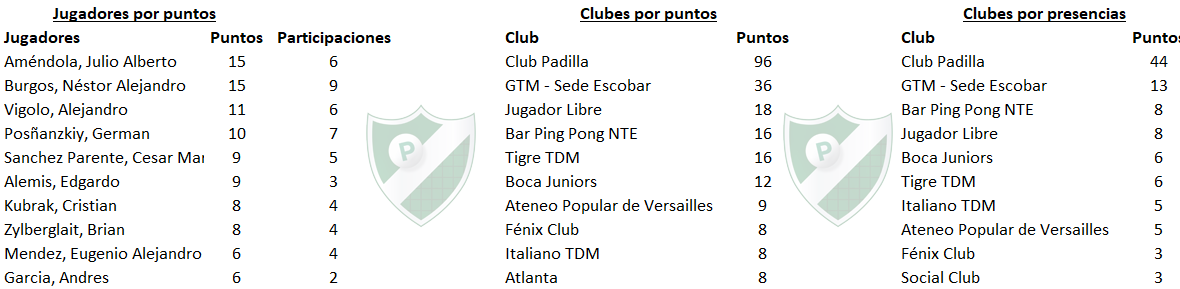
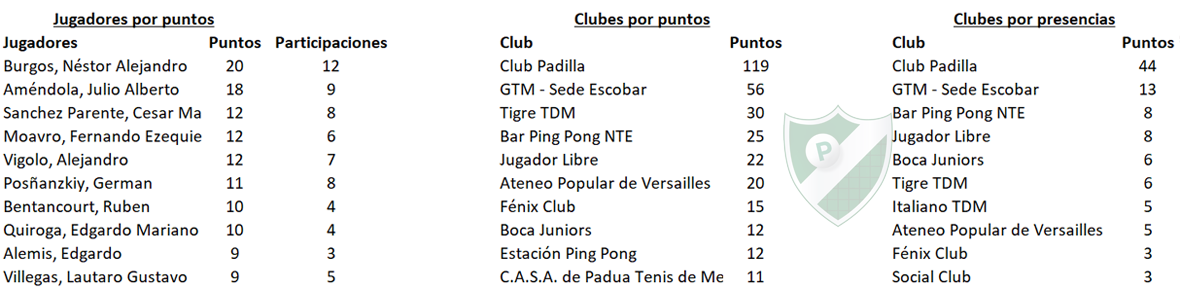
Comparing the layer stacks of the two 1180x289 images. Changes:
added layer "Capa 5" above "Capa 2" over left=2, top=7, right=1180, bottom=287
